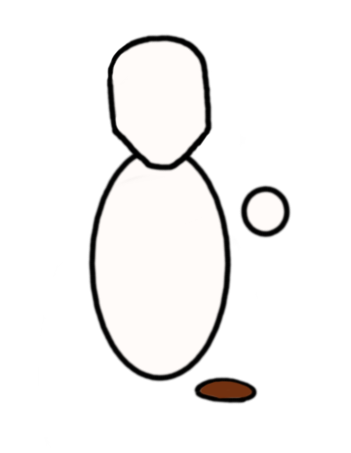
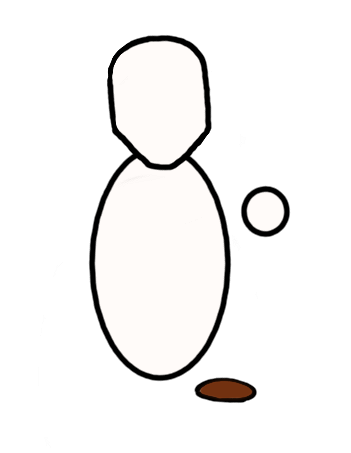
Layered file, before and after one edit (351 x 453). Changes by layer:
painted on "Head_outline" over (59, 33, 292, 282)
painted on "Body_outline" over (40, 90, 292, 446)
painted on "Body_color" over (40, 90, 291, 405)
painted on "left_hand" over (227, 184, 292, 282)
painted on "left_shoe" over (163, 346, 258, 405)
